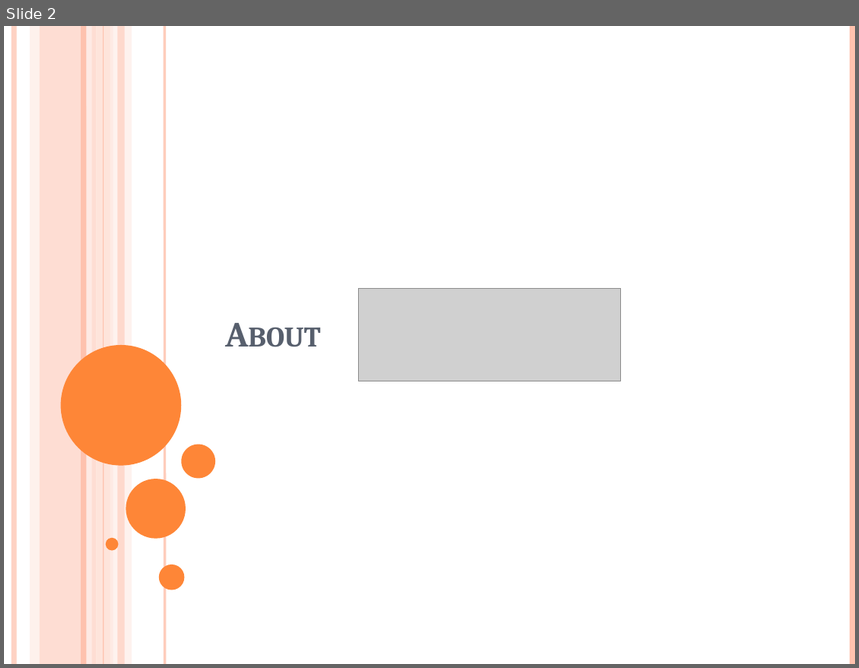
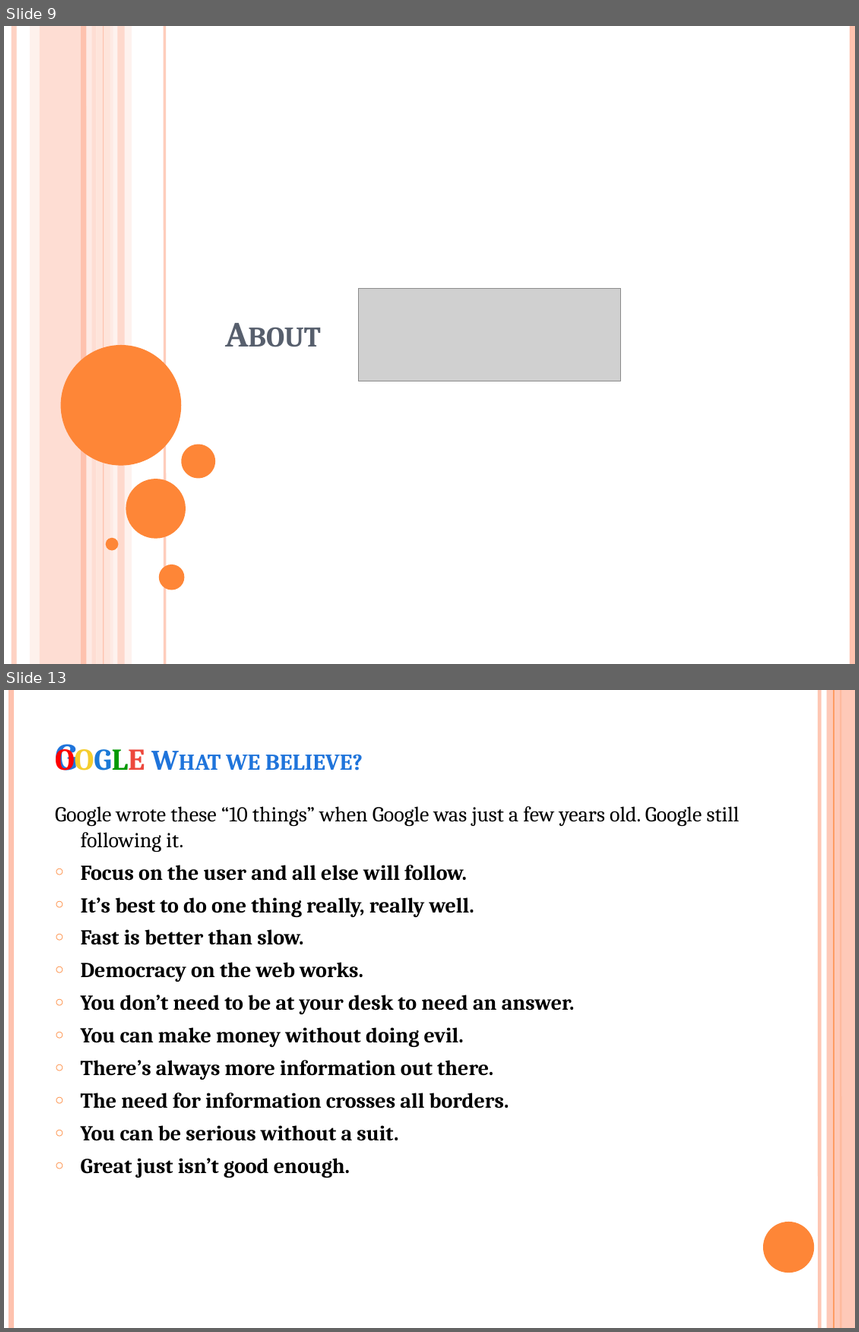
Before and after one commit to sanjayV/js_fundamentals, a slide deck: google/about_google_sanjay.pptx. Shown one above the other, each under a label of ours: slide 2 before the commit, slides 9 and 13 after it; the slides between them are not shown. The pictures are 859x668 and 859x1332 pixels, drawn with LibreOffice and Linux fonts; fonts in the diff are those of the drawing; grey boxes stand for pictures. Boxes give left, top, right and bottom in pixels: in the first picture for what was removed or moved away, otherwise in the second. Text is boxed around its words. In the diff, an @@ line names an element or a change of style, - is before the commit and + after.

Commit message:
added some more info about google

```diff
--- a/google/about_google_sanjay.pptx
+++ b/google/about_google_sanjay.pptx
@@ slide 13 added at (x1=4, y1=690, x2=855, y2=1328), background #FFFFFF @@
@@ line added from (11, 690) to (11, 1328), #FEC3AE 4.5 pt @@
@@ line added from (819, 690) to (819, 1328), #FEC3AE 3 pt @@
@@ rectangle added at (x1=827, y1=690, x2=855, y2=1328), fill #FEC3AE at 87% opacity @@
@@ line added from (834, 690) to (834, 1328), #FE8637 0.75 pt @@
@@ line added from (841, 690) to (841, 1328), #FE8637 1.5 pt @@
@@ title added at (x1=226, y1=754, x2=363, y2=771), 24 pt, text #1F74DB, bold, small capitals @@
+Google What we believe?
@@ text added at (x1=55, y1=806, x2=740, y2=1178), 18 pt, text #000000, bold @@
+Google wrote these “10 things” when Google was just a few years old. Google still following it.
+○ Focus on the user and all else will follow.
+○ It’s best to do one thing really, really well.
+○ Fast is better than slow.
+○ Democracy on the web works.
+○ You don’t need to be at your desk to need an answer.
+○ You can make money without doing evil.
+○ There’s always more information out there.
+○ The need for information crosses all borders.
+○ You can be serious without a suit.
+○ Great just isn’t good enough.
@@ ellipse added at (x1=763, y1=1222, x2=814, y2=1273), fill #FE8637 @@
@@ what was slide 2 is now slide 9 @@
```
Also in this commit, not shown: 8 other slides added.
